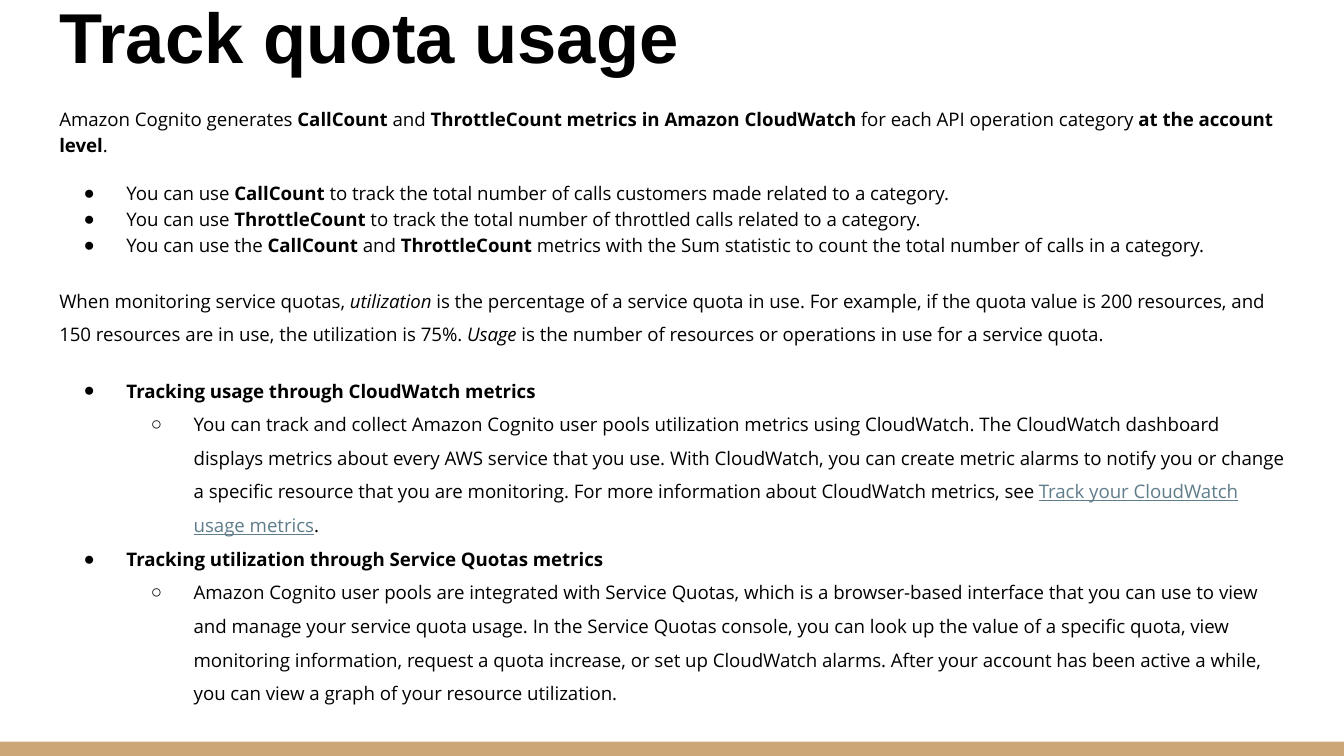
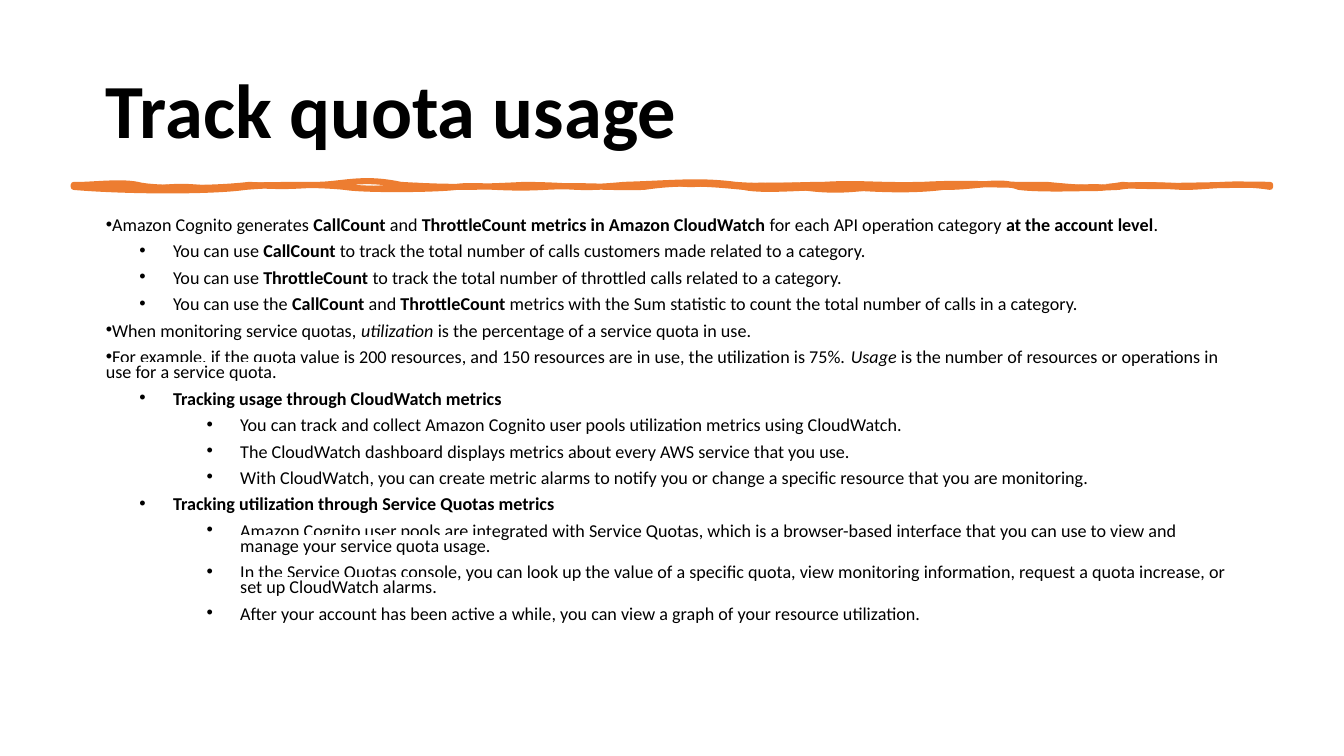
Before and after one commit to IlyaChakun/aws-iba-courses, a slide deck: slide 39 of lecture-materials/Security/cognito/cognito-sts.pptx (slide 23 before the commit). Drawn at 1344x756 pixels with LibreOffice and Linux fonts; fonts in the diff are those of the drawing. Boxes give left, top, right and bottom in pixels: in the first picture for what was removed or moved away, otherwise in the second. Text is boxed around its words. In the diff, an @@ line names an element or a change of style, - is before the commit and + after.

```diff
--- a/lecture-materials/Security/cognito/cognito-sts.pptx
+++ b/lecture-materials/Security/cognito/cognito-sts.pptx
@@ title "Track quota usage": place and size @@
-title "Track quota usage" at (59, 12, 679, 77)
+title "Track quota usage" at (106, 84, 676, 151)
@@ title "Track quota usage" at (106, 84, 676, 151): size 37.8 to 41 pt, font Arial to Calibri; line spacing 1 to 0.9; vertical alignment bottom to middle @@
@@ freeform shape added at (74, 185, 1270, 187), fill #ED7D31, outline #ED7D31 3.25 pt @@
@@ text "Amazon Cognito generates CallCount and ...": place and size @@
-text "Amazon Cognito generates CallCount and ..." at (59, 111, 1284, 705)
+text "Amazon Cognito generates CallCount and ..." at (106, 218, 1225, 623)
@@ text at (112, 218, 1158, 513): size 10 to 9.7 pt, font Open Sans to Calibri in "Amazon Cognito generates CallCount and ThrottleCount metrics ...", "You can use CallCount to track the ...", "You can use ThrottleCount to track the ...", "You can use the CallCount and ThrottleCount ..." and 2 more places; bullet none to •; line spacing 1.15 to 0.7; more space between paragraphs; bullet ● to •; less space between paragraphs; line spacing 1.5 to 0.7 @@
@@ text at (106, 324, 1218, 381): text changed; size 10 to 9.7 pt; font Open Sans to Calibri @@
-When monitoring service quotas, utilization is the percentage of a service quota in use. For example, if the quota value is 200 resources, and 150 resources are in use, the utilization is 75%. Usage is the number of resources or operations in use for a service quota.
+• When monitoring service quotas, utilization is the percentage of a service quota in use.
+• For example, if the quota value is 200 resources, and 150 resources are in use, the utilization is 75%. Usage is the number of resources or operations in use for a service quota.
@@ text at (240, 418, 1088, 487): text changed; size 10 to 9.7 pt; font Open Sans to Calibri @@
-  ○ You can track and collect Amazon Cognito user pools utilization metrics using CloudWatch. The CloudWatch dashboard displays metrics about every AWS service that you use. With CloudWatch, you can create metric alarms to notify you or change a specific resource that you are monitoring. For more information about CloudWatch metrics, see Track your CloudWatch usage metrics.
+  • You can track and collect Amazon Cognito user pools utilization metrics using CloudWatch.
+  • The CloudWatch dashboard displays metrics about every AWS service that you use.
+  • With CloudWatch, you can create metric alarms to notify you or change a specific resource that you are monitoring.
@@ text at (240, 524, 1225, 623): text changed; size 10 to 9.7 pt; font Open Sans to Calibri @@
-  ○ Amazon Cognito user pools are integrated with Service Quotas, which is a browser-based interface that you can use to view and manage your service quota usage. In the Service Quotas console, you can look up the value of a specific quota, view monitoring information, request a quota increase, or set up CloudWatch alarms. After your account has been active a while, you can view a graph of your resource utilization.
+  • Amazon Cognito user pools are integrated with Service Quotas, which is a browser-based interface that you can use to view and manage your service quota usage.
+  • In the Service Quotas console, you can look up the value of a specific quota, view monitoring information, request a quota increase, or set up CloudWatch alarms.
+  • After your account has been active a while, you can view a graph of your resource utilization.
@@ rectangle removed at (0, 742, 1344, 756) @@
```
Also in this commit, not shown: 43 other slides changed, 8 slides added, 5 slides removed, 8 other files.
